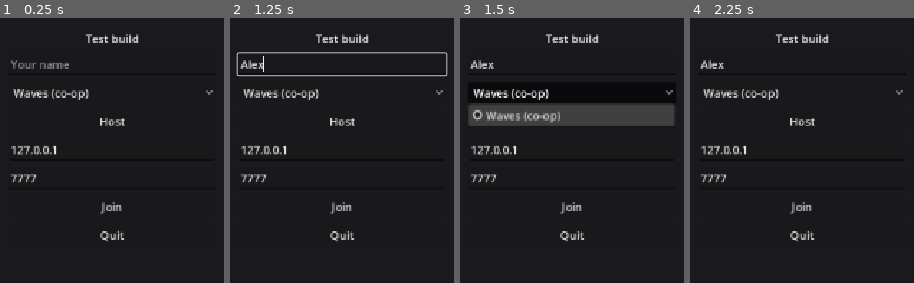
Above: before the commit, frames 1-4 (left to right).
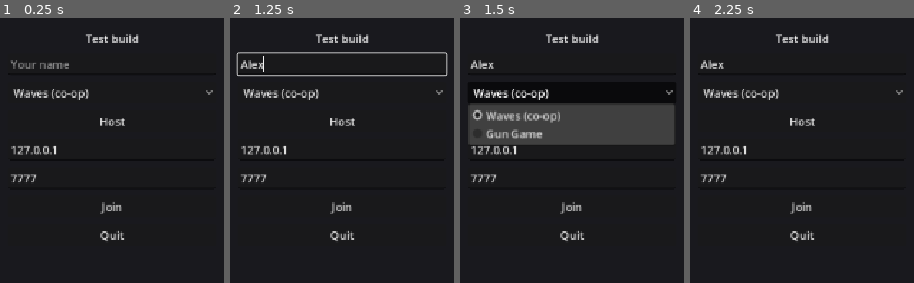
Above: after the commit, the same moments.

Repository: alecvs3/gunmo
Game: Godot game, scene res://main.tscn
The game is run twice, just before and just after one commit, with the same random seed, the same clock (stepped at 60 frames per second) and the same inputs.
Inputs (mouse positions are in pixels of both pictures, inside the frame that each line leads up to):
- Up to frame 1 (0.25 s): no input
- Up to frame 2 (1.25 s): click (342, 63) at 0.52 s; type "Alex" at 0.6 s
- Up to frame 3 (1.5 s): click "Waves (co-op)" at 1.25 s
- Up to frame 4 (2.25 s): click "Host" at 2 s

Frames 1-2 are identical in both runs. In frame 3, 6.5% of the frame differs, in the area x 3-96%, y 40-48%; in frame 4, nothing differs.

Commit message:
M4: GunGameMode, ladder and free-for-all respawns
- GunGameLadder: pure rules (kills per tier, final-tier kills, finish
  wins), unit-tested.
- GunGameMode (modes/gun_game): every player on a team of its own, tier
  gun equipped from the ladder (as shop catalog indices so snapshots name
  it), timed respawns at the point farthest from everyone, spawn
  protection, winner in the MatchState (phase VICTORY), restart.
- MatchSettings: ladder, kills_per_tier, final_tier_kills,
  respawn_seconds, spawn_protection_seconds (Gun Game group).
  modes/data/gun_game_match.tres: SMG > Rifle > Shotgun > Pistol,
  3 kills per gun, 2 on the last.
- Level: respawn_points spread over the map and farthest_respawn_point;
  test_arena gets nine. Main's ModeSpawner lists the Gun Game scene and
  the menu offers it.

Closes #34

Co-Authored-By: Claude Opus 5.5 <noreply@anthropic.com>

Diff:
--- a/levels/level.gd
+++ b/levels/level.gd
@@ -10,6 +10,9 @@
 @export var enemies_root: Node2D
 @export var player_spawn_points: Node2D
 @export var enemy_spawn_points: Node2D
+## Spread around the whole map; free-for-all respawns pick the one farthest from everyone.
+## Falls back to the player spawn points when empty.
+@export var respawn_points: Node2D
 ## Where enemies can walk. Baked on the host when the level starts, from the static colliders
 ## in the "navigation_obstacles" group (walls, pillars); clients don't need it.
 @export var navigation_region: NavigationRegion2D
@@ -54,6 +57,32 @@
 	return (points[index % points.size()] as Node2D).position
 
 
+## The respawn point whose nearest other player is farthest away.
+func farthest_respawn_point(others: Array[Vector2]) -> Vector2:
+	var root: Node2D = respawn_points if respawn_points != null else player_spawn_points
+	if root.get_child_count() == 0:
+		root = player_spawn_points
+	var candidates: Array[Vector2] = []
+	for point: Node2D in root.get_children():
+		candidates.append(point.position)
+	return farthest_from(candidates, others)
+
+
+## Of `candidates`, the one with the largest distance to its nearest point in `others`
+## (the first candidate when there is nobody to avoid).
+static func farthest_from(candidates: Array[Vector2], others: Array[Vector2]) -> Vector2:
+	var best: Vector2 = candidates[0]
+	var best_distance: float = -1.0
+	for candidate in candidates:
+		var nearest: float = INF
+		for other in others:
+			nearest = minf(nearest, candidate.distance_squared_to(other))
+		if nearest > best_distance:
+			best = candidate
+			best_distance = nearest
+	return best
+
+
 func enemy_spawn_positions() -> Array[Vector2]:
 	var positions: Array[Vector2] = []
 	for point: Node2D in enemy_spawn_points.get_children():
--- a/levels/test_arena.tscn
+++ b/levels/test_arena.tscn
@@ -20,13 +20,14 @@
 source_geometry_group_name = &"navigation_obstacles"
 agent_radius = 20.0
 
-[node name="TestArena" type="Node2D" node_paths=PackedStringArray("players_root", "enemies_root", "player_spawn_points", "enemy_spawn_points", "navigation_region")]
+[node name="TestArena" type="Node2D" node_paths=PackedStringArray("players_root", "enemies_root", "player_spawn_points", "enemy_spawn_points", "navigation_region", "respawn_points")]
 script = ExtResource("1_arena")
 players_root = NodePath("Players")
 enemies_root = NodePath("Enemies")
 player_spawn_points = NodePath("PlayerSpawnPoints")
 enemy_spawn_points = NodePath("EnemySpawnPoints")
 navigation_region = NodePath("NavigationRegion")
+respawn_points = NodePath("RespawnPoints")
 
 [node name="Floor" type="Polygon2D" parent="."]
 color = Color(0.22, 0.24, 0.26, 1)
@@ -100,6 +101,35 @@
 [node name="D" type="Marker2D" parent="PlayerSpawnPoints"]
 position = Vector2(1150, 600)
 
+[node name="RespawnPoints" type="Node2D" parent="."]
+
+[node name="NorthWest" type="Marker2D" parent="RespawnPoints"]
+position = Vector2(200, 200)
+
+[node name="North" type="Marker2D" parent="RespawnPoints"]
+position = Vector2(1000, 150)
+
+[node name="NorthEast" type="Marker2D" parent="RespawnPoints"]
+position = Vector2(1800, 200)
+
+[node name="West" type="Marker2D" parent="RespawnPoints"]
+position = Vector2(300, 600)
+
+[node name="Centre" type="Marker2D" parent="RespawnPoints"]
+position = Vector2(1000, 600)
+
+[node name="East" type="Marker2D" parent="RespawnPoints"]
+position = Vector2(1700, 600)
+
+[node name="SouthWest" type="Marker2D" parent="RespawnPoints"]
+position = Vector2(200, 1000)
+
+[node name="South" type="Marker2D" parent="RespawnPoints"]
+position = Vector2(1000, 1050)
+
+[node name="SouthEast" type="Marker2D" parent="RespawnPoints"]
+position = Vector2(1800, 1000)
+
 [node name="EnemySpawnPoints" type="Node2D" parent="."]
 
 [node name="NorthWest" type="Marker2D" parent="EnemySpawnPoints"]
--- a/main.tscn
+++ b/main.tscn
@@ -21,7 +21,7 @@
 [node name="ModeContainer" type="Node" parent="."]
 
 [node name="ModeSpawner" type="MultiplayerSpawner" parent="."]
-_spawnable_scenes = PackedStringArray("res://modes/wave_mode.tscn")
+_spawnable_scenes = PackedStringArray("res://modes/wave_mode.tscn", "res://modes/gun_game/gun_game_mode.tscn")
 spawn_path = NodePath("../ModeContainer")
 spawn_limit = 1
 
--- /dev/null
+++ b/modes/data/gun_game_match.tres
@@ -0,0 +1,19 @@
+[gd_resource type="Resource" script_class="MatchSettings" load_steps=8 format=3]
+
+[ext_resource type="Script" path="res://modes/match_settings.gd" id="1_match"]
+[ext_resource type="PackedScene" path="res://modes/gun_game/gun_game_mode.tscn" id="2_mode"]
+[ext_resource type="Resource" path="res://weapons/data/smg.tres" id="3_smg"]
+[ext_resource type="Resource" path="res://weapons/data/rifle.tres" id="4_rifle"]
+[ext_resource type="Resource" path="res://weapons/data/shotgun.tres" id="5_shotgun"]
+[ext_resource type="Resource" path="res://weapons/data/pistol.tres" id="6_pistol"]
+[ext_resource type="Script" path="res://weapons/weapon_data.gd" id="7_wdata"]
+
+[resource]
+script = ExtResource("1_match")
+mode_scene = ExtResource("2_mode")
+bot_fill_to = 4
+ladder = Array[ExtResource("7_wdata")]([ExtResource("3_smg"), ExtResource("4_rifle"), ExtResource("5_shotgun"), ExtResource("6_pistol")])
+kills_per_tier = 3
+final_tier_kills = 2
+respawn_seconds = 2.0
+spawn_protection_seconds = 1.5
--- /dev/null
+++ b/modes/gun_game/gun_game_ladder.gd
@@ -0,0 +1,32 @@
+class_name GunGameLadder
+extends RefCounted
+## The Gun Game ladder rules, pure so they are unit-tested: every gun needs kills_per_tier
+## kills to move on, the last one final_tier_kills, and finishing the last gun wins.
+
+enum Result { STAYED, ADVANCED, FINISHED }
+
+var length: int = 1
+var kills_per_tier: int = 1
+var final_tier_kills: int = 1
+
+
+func configure(ladder_length: int, per_tier: int, final_kills: int) -> void:
+	length = maxi(ladder_length, 1)
+	kills_per_tier = maxi(per_tier, 1)
+	final_tier_kills = maxi(final_kills, 1)
+
+
+func kills_needed(tier: int) -> int:
+	return final_tier_kills if tier >= length - 1 else kills_per_tier
+
+
+## One kill for `score`: counts it on the current tier and moves up when the tier is done.
+func record_kill(score: ScoreComponent) -> Result:
+	score.tier_kills += 1
+	if score.tier_kills < kills_needed(score.tier):
+		return Result.STAYED
+	if score.tier >= length - 1:
+		return Result.FINISHED
+	score.tier += 1
+	score.tier_kills = 0
+	return Result.ADVANCED
--- /dev/null
+++ b/modes/gun_game/gun_game_mode.gd
@@ -0,0 +1,155 @@
+class_name GunGameMode
+extends GameMode
+## Free-for-all up a weapon ladder: every kill counts toward your current gun, enough kills
+## move you to the next one, and the first to finish the last gun wins. Host only: gives
+## every player a team of its own, equips each player's tier gun, respawns the dead at the
+## spawn point farthest from everyone else with a moment of spawn protection, and keeps the
+## replicated MatchState current. The ladder, kill targets and timings come from MatchSettings.
+
+## Ladder guns as ShopCatalog weapon indices (what PlayerLoadout equips and snapshots carry).
+var _ladder_weapons: Array[int] = []
+var _ladder := GunGameLadder.new()
+var _winner_id: int = 0
+## peer id -> host tick the player comes back on.
+var _respawn_at: Dictionary = {}
+## peer id -> host tick their spawn protection ends on.
+var _protected_until: Dictionary = {}
+
+
+func _ready() -> void:
+	super()
+	set_physics_process(multiplayer.is_server())
+
+
+func _physics_process(_delta: float) -> void:
+	var now: int = NetworkManager.clock.tick
+	for peer_id: int in _respawn_at.keys():
+		if now >= _respawn_at[peer_id]:
+			_respawn_at.erase(peer_id)
+			_bring_back(level.player(peer_id))
+	for peer_id: int in _protected_until.keys():
+		if now >= _protected_until[peer_id]:
+			_protected_until.erase(peer_id)
+			var player: Player = level.player(peer_id)
+			if player != null:
+				player.is_protected = false
+	_refresh_state()
+
+
+## Host: everyone back to the first gun with no kills.
+func restart() -> void:
+	if not multiplayer.is_server():
+		return
+	_start()
+	for player in level.players():
+		_prepare(player)
+
+
+func _start() -> void:
+	_ladder_weapons = _catalog_indices(settings.ladder)
+	_ladder.configure(_ladder_weapons.size(), settings.kills_per_tier, settings.final_tier_kills)
+	_winner_id = 0
+	_respawn_at.clear()
+	_protected_until.clear()
+	_refresh_state()
+
+
+func _on_peer_joined(peer_id: int) -> void:
+	super(peer_id)
+	var joined: Player = level.player(peer_id)
+	if joined != null:
+		_prepare(joined)
+
+
+func _on_peer_left(peer_id: int) -> void:
+	super(peer_id)
+	_respawn_at.erase(peer_id)
+	_protected_until.erase(peer_id)
+
+
+## A fresh start for one player: own team, first gun, no score, a spawn away from others.
+func _prepare(player: Player) -> void:
+	player.team_id = player.peer_id
+	player.get_score().reset()
+	player.get_loadout().reset()
+	player.get_wallet().set_credits(0)
+	_respawn_at.erase(player.peer_id)
+	_bring_back(player)
+
+
+func _bring_back(player: Player) -> void:
+	if player == null:
+		return
+	player.get_loadout().equip_weapon(_tier_weapon(player.get_score().tier))
+	player.respawn(level.farthest_respawn_point(_positions_except(player)))
+	player.is_protected = settings.spawn_protection_seconds > 0.0
+	var protection_ticks: int = roundi(settings.spawn_protection_seconds * NetClock.tick_rate())
+	_protected_until[player.peer_id] = NetworkManager.clock.tick + protection_ticks
+
+
+func _on_player_killed(victim: Node2D, killer_id: int) -> Player:
+	var killer: Player = super(victim, killer_id)
+	var victim_player := victim as Player
+	if victim_player != null:
+		var delay: int = roundi(settings.respawn_seconds * NetClock.tick_rate())
+		_respawn_at[victim_player.peer_id] = NetworkManager.clock.tick + delay
+		_protected_until.erase(victim_player.peer_id)
+		victim_player.is_protected = false
+	if killer != null and _winner_id == 0:
+		_advance(killer)
+	return killer
+
+
+func _advance(killer: Player) -> void:
+	match _ladder.record_kill(killer.get_score()):
+		GunGameLadder.Result.ADVANCED:
+			killer.get_loadout().equip_weapon(_tier_weapon(killer.get_score().tier))
+		GunGameLadder.Result.FINISHED:
+			_winner_id = killer.peer_id
+			NetLog.write("gun game won by %s" % killer.display_name)
+
+
+func _tier_weapon(tier: int) -> int:
+	return _ladder_weapons[clampi(tier, 0, _ladder_weapons.size() - 1)]
+
+
+func _positions_except(player: Player) -> Array[Vector2]:
+	var positions: Array[Vector2] = []
+	for other in level.players():
+		if other != player and other.is_alive:
+			positions.append(other.position)
+	return positions
+
+
+## The ladder's guns as catalog indices; guns the catalog doesn't sell are skipped (the
+## catalog is what every peer can name by index).
+static func _catalog_indices(ladder: Array[WeaponData]) -> Array[int]:
+	var catalog: ShopCatalog = ShopCatalog.load_default()
+	var indices: Array[int] = []
+	for weapon in ladder:
+		var index: int = catalog.weapons.find(weapon)
+		if index >= 0:
+			indices.append(index)
+		else:
+			push_error("Gun Game ladder: %s is not in the shop catalog." % weapon.resource_path)
+	if indices.is_empty():
+		indices.append(0)
+	return indices
+
+
+func _refresh_state() -> void:
+	var players: Array[Player] = level.players()
+	var living: int = 0
+	for player in players:
+		living += 1 if player.is_alive else 0
+	state.mode_kind = MatchNetState.ModeKind.GUN_GAME
+	state.phase = GameMode.Phase.VICTORY if _winner_id != 0 else GameMode.Phase.ACTIVE
+	state.winner_id = _winner_id
+	state.player_count = players.size()
+	state.living_count = living
+	state.shop_open = false
+	state.phase_end_tick = -1.0
+	state.ladder_length = _ladder.length
+	state.kills_per_tier = _ladder.kills_per_tier
+	state.final_tier_kills = _ladder.final_tier_kills
+	publish_state()
--- /dev/null
+++ b/modes/gun_game/gun_game_mode.tscn
@@ -0,0 +1,19 @@
+[gd_scene load_steps=4 format=3]
+
+[ext_resource type="Script" path="res://modes/gun_game/gun_game_mode.gd" id="1_gungame"]
+[ext_resource type="Script" path="res://shared/network/net_entity.gd" id="2_netentity"]
+
+[sub_resource type="SceneReplicationConfig" id="SceneReplicationConfig_spawn"]
+properties/0/path = NodePath("NetEntity:net_id")
+properties/0/spawn = true
+properties/0/replication_mode = 0
+
+[node name="GunGameMode" type="Node"]
+script = ExtResource("1_gungame")
+
+[node name="NetEntity" type="Node" parent="."]
+script = ExtResource("2_netentity")
+kind = 3
+
+[node name="SpawnSync" type="MultiplayerSynchronizer" parent="."]
+replication_config = SubResource("SceneReplicationConfig_spawn")
--- a/modes/match_settings.gd
+++ b/modes/match_settings.gd
@@ -25,3 +25,15 @@
 @export_range(0, 100000) var wave_clear_bonus_per_wave: int = 0
 ## How the waves grow (wave mode).
 @export var wave_schedule: WaveSchedule
+
+@export_group("Gun Game")
+## The guns in order, first to last. Each must be in the shop catalog (peers name guns by
+## catalog index); a gun may appear more than once.
+@export var ladder: Array[WeaponData] = []
+## Kills with a gun to move on to the next one.
+@export_range(1, 50) var kills_per_tier: int = 1
+## Kills with the last gun to win.
+@export_range(1, 50) var final_tier_kills: int = 1
+@export_range(0.0, 30.0) var respawn_seconds: float = 0.0
+## After respawning a player can't be hurt for this long.
+@export_range(0.0, 10.0) var spawn_protection_seconds: float = 0.0
--- /dev/null
+++ b/tests/levels/test_level_respawn.gd
@@ -0,0 +1,12 @@
+extends GutTest
+
+
+func test_farthest_from_picks_the_point_whose_nearest_player_is_farthest() -> void:
+	var candidates: Array[Vector2] = [Vector2(0, 0), Vector2(500, 0), Vector2(1000, 0)]
+	var others: Array[Vector2] = [Vector2(10, 0), Vector2(900, 0)]
+	assert_eq(Level.farthest_from(candidates, others), Vector2(500, 0))
+
+
+func test_farthest_from_with_nobody_to_avoid_is_the_first() -> void:
+	var candidates: Array[Vector2] = [Vector2(5, 5), Vector2(50, 50)]
+	assert_eq(Level.farthest_from(candidates, []), Vector2(5, 5))
--- /dev/null
+++ b/tests/modes/gun_game/test_gun_game_ladder.gd
@@ -0,0 +1,55 @@
+extends GutTest
+
+var ladder: GunGameLadder
+var score: ScoreComponent
+
+
+func before_each() -> void:
+	ladder = GunGameLadder.new()
+	ladder.configure(3, 2, 1)
+	score = autofree(ScoreComponent.new())
+
+
+func test_kills_on_a_tier_until_the_target_then_advance() -> void:
+	assert_eq(ladder.record_kill(score), GunGameLadder.Result.STAYED)
+	assert_eq([score.tier, score.tier_kills], [0, 1])
+	assert_eq(ladder.record_kill(score), GunGameLadder.Result.ADVANCED)
+	assert_eq([score.tier, score.tier_kills], [1, 0], "next gun, kills start over")
+
+
+func test_finishing_the_last_gun_wins() -> void:
+	for i in 4:
+		ladder.record_kill(score)
+	assert_eq(score.tier, 2, "on the last gun after 2 + 2 kills")
+	assert_eq(ladder.record_kill(score), GunGameLadder.Result.FINISHED, "1 kill on the last")
+
+
+func test_kills_needed_uses_the_final_target_on_the_last_tier() -> void:
+	assert_eq(ladder.kills_needed(0), 2)
+	assert_eq(ladder.kills_needed(2), 1)
+
+
+func test_single_gun_ladder_finishes_on_its_final_target() -> void:
+	ladder.configure(1, 5, 2)
+	assert_eq(ladder.record_kill(score), GunGameLadder.Result.STAYED)
+	assert_eq(ladder.record_kill(score), GunGameLadder.Result.FINISHED)
+
+
+func test_configure_never_allows_zero() -> void:
+	ladder.configure(0, 0, 0)
+	assert_eq([ladder.length, ladder.kills_per_tier, ladder.final_tier_kills], [1, 1, 1])
+
+
+func test_catalog_indices_follow_the_ladder() -> void:
+	var catalog: ShopCatalog = ShopCatalog.load_default()
+	var ladder_guns: Array[WeaponData] = [
+		catalog.weapons[2], catalog.weapons[0], catalog.weapons[2]
+	]
+	assert_eq(GunGameMode._catalog_indices(ladder_guns), [2, 0, 2] as Array[int])
+
+
+func test_default_gun_game_match_is_valid() -> void:
+	var settings: MatchSettings = load("res://modes/data/gun_game_match.tres")
+	assert_not_null(settings.mode_scene)
+	assert_gt(settings.ladder.size(), 1)
+	assert_eq(GunGameMode._catalog_indices(settings.ladder).size(), settings.ladder.size())
--- a/ui/main_menu.gd
+++ b/ui/main_menu.gd
@@ -8,6 +8,7 @@
 ## What the host can pick. `bots`: the mode fills empty slots with bots.
 const MODES: Array[Dictionary] = [
 	{"name": "Waves (co-op)", "match": "res://modes/data/default_match.tres", "bots": false},
+	{"name": "Gun Game", "match": "res://modes/data/gun_game_match.tres", "bots": true},
 ]
 
 @onready var _ip_edit: LineEdit = %IpEdit
Not shown, added: modes/gun_game/gun_game_ladder.gd.uid
Not shown, added: modes/gun_game/gun_game_mode.gd.uid
Not shown, added: tests/levels/test_level_respawn.gd.uid
Not shown, added: tests/modes/gun_game/test_gun_game_ladder.gd.uid
